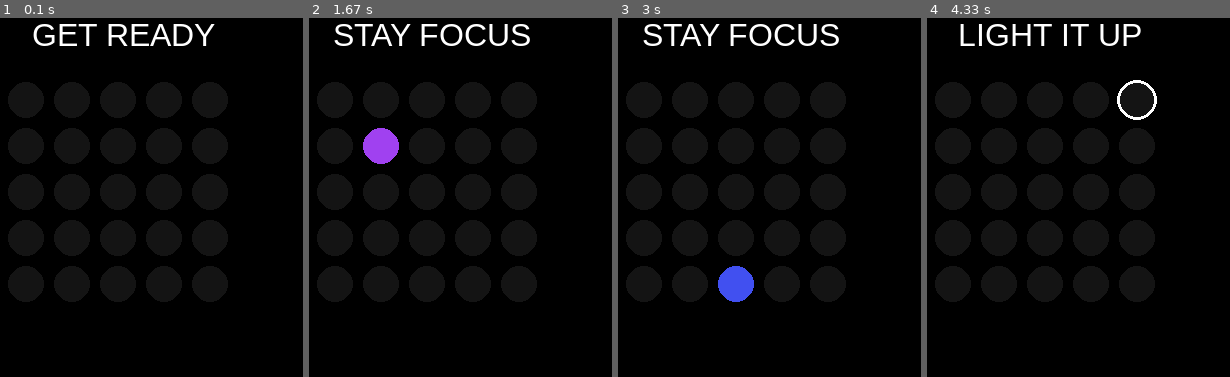
Above: before the commit, frames 1-4 (left to right).
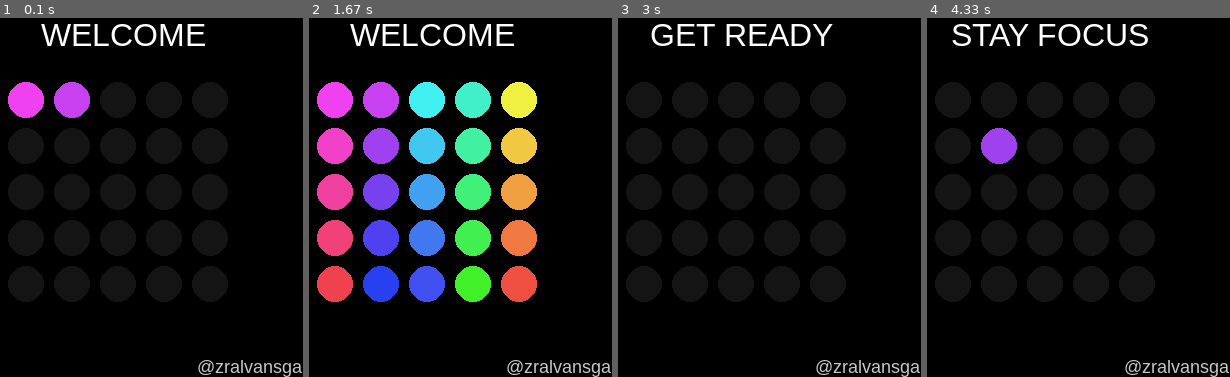
Above: after the commit, the same moments.

Repository: alvansga/my-py-game
Game: pygame game, started from lightitup.py
The game is run twice, just before and just after one commit, with the same random seed, the same clock (stepped at 60 frames per second) and the same inputs.
Inputs (mouse positions are in pixels of both pictures, inside the frame that each line leads up to):
- Up to frame 1 (0.1 s): no input
- Up to frame 2 (1.67 s): no input
- Up to frame 3 (3 s): press the mouse at (630, 75) at 2.93 s
- Up to frame 4 (4.33 s): move the mouse to (1036, 93) at 3.03 s; release the mouse at (1130, 107) at 3.17 s

The runs differ from the first frame. In frame 1, 4.4% of the frame differs, in the area x 2-100%, y 1-100%; in frame 2, 25%; in frame 3, 3.7%; in frame 4, 3.9%.

Commit message:
author name

Diff:
--- a/lightitup.py
+++ b/lightitup.py
@@ -82,12 +82,11 @@
     FPSCLOCK = pygame.time.Clock()
     DISPLAYSURF = pygame.display.set_mode((WIDTHWINDOW,HEIGHTWINDOW))
     pygame.display.set_caption('Light It Up')
-
-    # animasimulai()
-    # pygame.time.wait(1000)
-
-    # #level 1
     lamp = initlampu()
+    refreshlampu(lamp,"WELCOME")
+    animasimulai()
+    pygame.time.wait(1000)
+
     refreshlampu(lamp,"GET READY")
     pygame.display.update()
     pygame.time.wait(1000)
@@ -114,9 +113,7 @@
     while True:
         mouseklik = False
         mouserelease = False
-        # tampilcenterstr("LIGHT IT UP")
         refreshlampu(lamp,"LIGHT IT UP")
-
         for event in pygame.event.get():
             if event.type == QUIT or (event.type == KEYUP and event.key == K_ESCAPE):
                 pygame.quit()
@@ -148,9 +145,9 @@
             # tampilcenterstr("AWESOME")
             animasimulai()
             animasimati()
-            refreshlampu(lamp,"GET READY")
+            refreshlampu(lamp,"GET READY TO THE NEXT LEVEL")
             pygame.display.update()
-            pygame.time.wait(1000)
+            pygame.time.wait(2000)
 
             #TINGKAT KESULITAN#
             level += 1
@@ -220,6 +217,7 @@
 def refreshlampu(lamp,str):
     DISPLAYSURF.fill(BGCOLOR1)
     tampilcenterstr(str)
+    tampilauthor()
     for i in range(WIDTHBOARD):
         for j in range(HEIGHTBOARD):
             if lamp[i][j] == False:
@@ -248,7 +246,11 @@
     lamp = initlampu()
     jumlahlamplist = shufflejumlahlamplist(jumlahlamplist)
     for count in range(len(jumlahlamplist)):
-        refreshlampu(lamp,"STAY FOCUS")
+        if (len(jumlahlamplist) == 3):
+            strfocus = "STAY FOCUS"
+        else:
+            strfocus = "MORE FOCUS"
+        refreshlampu(lamp,strfocus)
         pygame.display.update()
         pygame.time.wait(100)
 
@@ -280,5 +282,14 @@
     teksRectObj.midtop = (int(WIDTHWINDOW/2),0)
     DISPLAYSURF.blit(permukaanteks,teksRectObj)
 
+def tampilauthor():
+    fontsize = 18
+    settingFont = pygame.font.SysFont('Arial.ttf',fontsize)
+    permukaanteks = settingFont.render('@zralvansga',True,(200,200,200))
+    teksRectObj = permukaanteks.get_rect()
+    teksRectObj.bottomright = (WIDTHWINDOW,HEIGHTWINDOW)
+
+    DISPLAYSURF.blit(permukaanteks,teksRectObj)
+
 if __name__ == '__main__':
     main()
